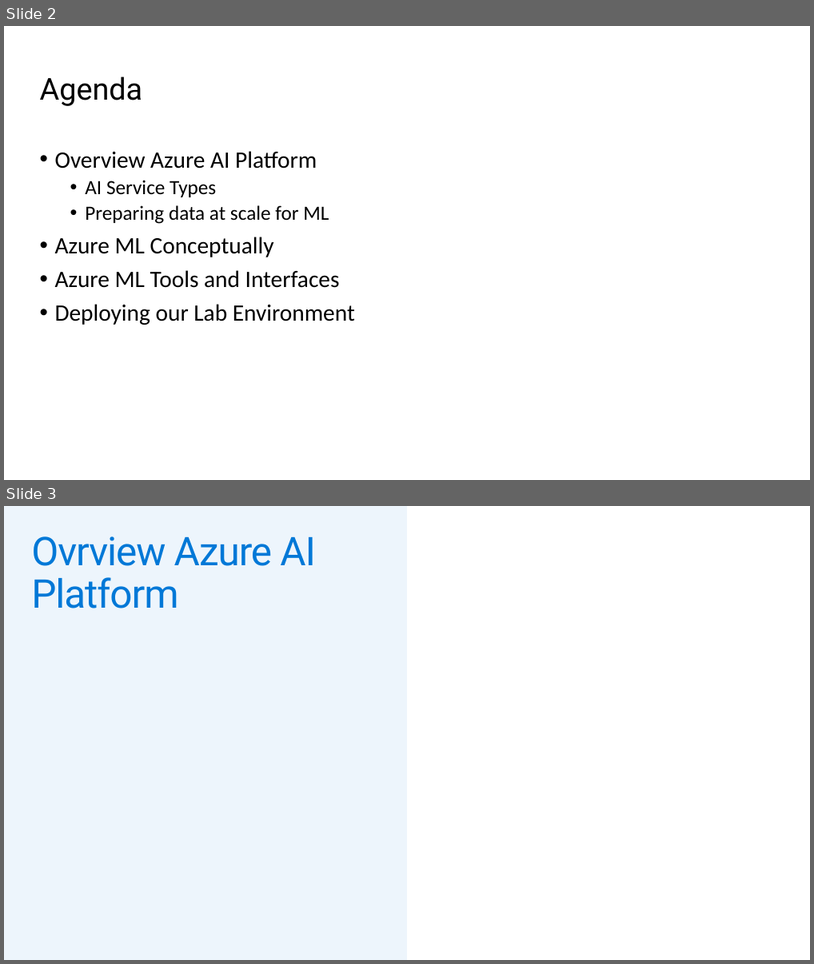
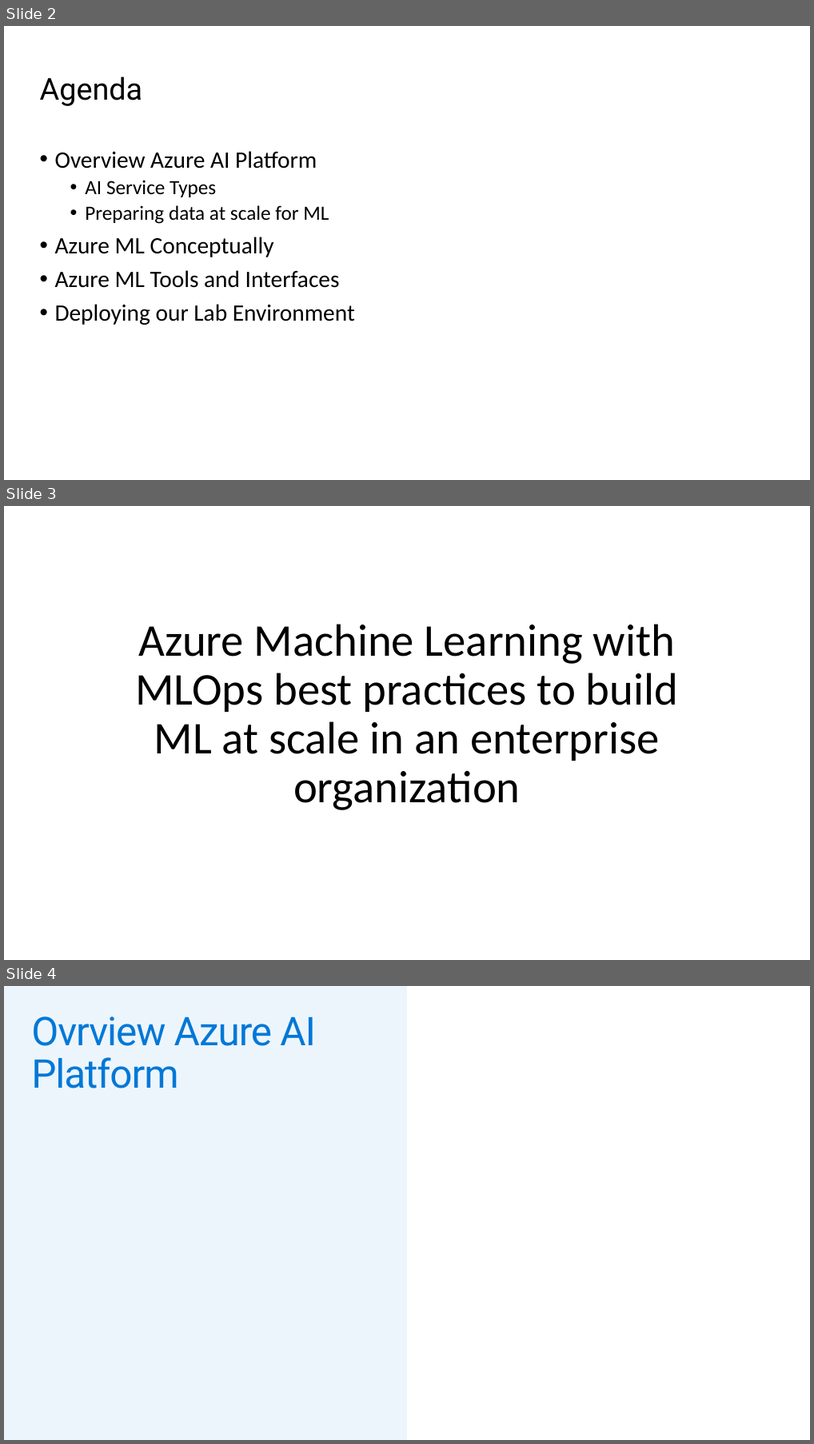
Before and after one commit to miquelladeboer/aml-mlops-workshop, a slide deck: Powerpoints/Module 1 - Introduction.pptx. Shown one above the other, each under a label of ours: slides 2 and 3 before the commit, slides 2, 3 and 4 after it. The pictures are 814x964 and 814x1444 pixels, drawn with LibreOffice and Linux fonts; fonts in the diff are those of the drawing; background and template pictures are left out. Boxes give left, top, right and bottom in pixels: in the first picture for what was removed or moved away, otherwise in the second. Text is boxed around its words. In the diff, an @@ line names an element or a change of style, - is before the commit and + after.

```diff
--- a/Powerpoints/Module 1 - Introduction.pptx
+++ b/Powerpoints/Module 1 - Introduction.pptx
@@ slide 3 added at (4, 506, 810, 960), background #FFFFFF @@
@@ title added at (135, 624, 678, 810), 54 pt, text #000000 @@
+Azure Machine Learning with MLOps best practices to build ML at scale in an enterprise organization
@@ what was slide 3 is now slide 4 @@
```
Also in this commit, not shown: 58 other files.
